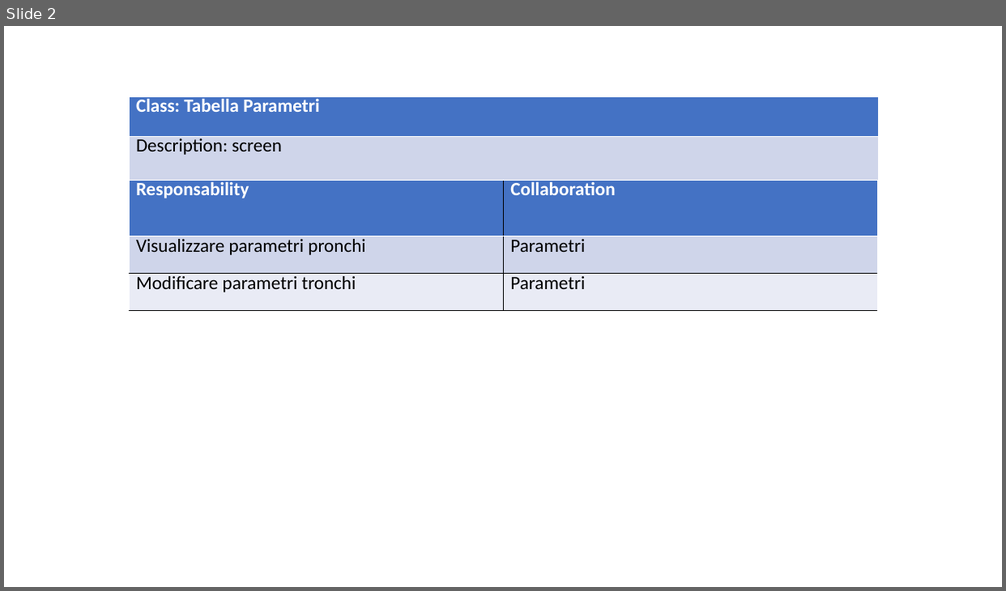
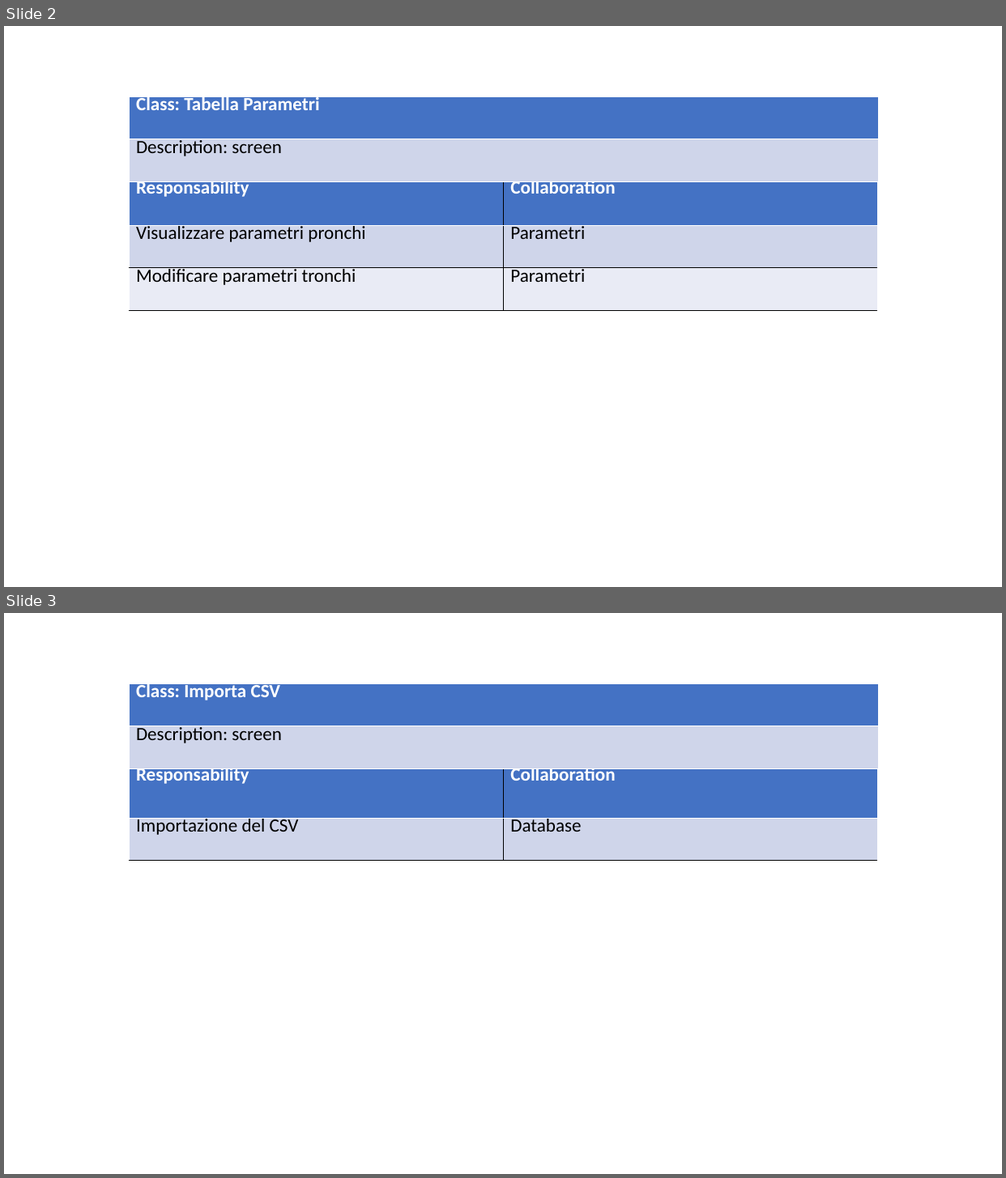
Before and after one commit to ecorradini/ProgettoIDS, a slide deck: AnalisiRequisiti/CRC/UT5/CRC_UT5.ppt. Shown one above the other, each under a label of ours: slide 2 before the commit, slides 2 and 3 after it. The pictures are 1006x591 and 1006x1178 pixels, drawn with LibreOffice and Linux fonts; fonts in the diff are those of the drawing. Boxes give left, top, right and bottom in pixels: in the first picture for what was removed or moved away, otherwise in the second. Text is boxed around its words. In the diff, an @@ line names an element or a change of style, - is before the commit and + after.

```diff
--- a/AnalisiRequisiti/CRC/UT5/CRC_UT5.ppt
+++ b/AnalisiRequisiti/CRC/UT5/CRC_UT5.ppt
@@ slide 3 added at (x1=4, y1=613, x2=1002, y2=1174), background #FFFFFF @@
@@ table added at (x1=129, y1=683, x2=878, y2=767), 2 rows, 1 columns @@
+Class: Importa CSV
+Description: screen
@@ table added at (x1=129, y1=766, x2=877, y2=860), 2 rows, 2 columns @@
+Responsability | Collaboration
+Importazione del CSV | Database
@@ slide 2 changed as well @@
@@ table at (x1=129, y1=96, x2=878, y2=180) @@
@@ line spacing 0.69 to 0.58 @@
@@ table at (x1=129, y1=179, x2=877, y2=310) @@
@@ line spacing 0.69 to 0.58 @@
```
Also in this commit, not shown: 8 other slides changed, 9 other files.
